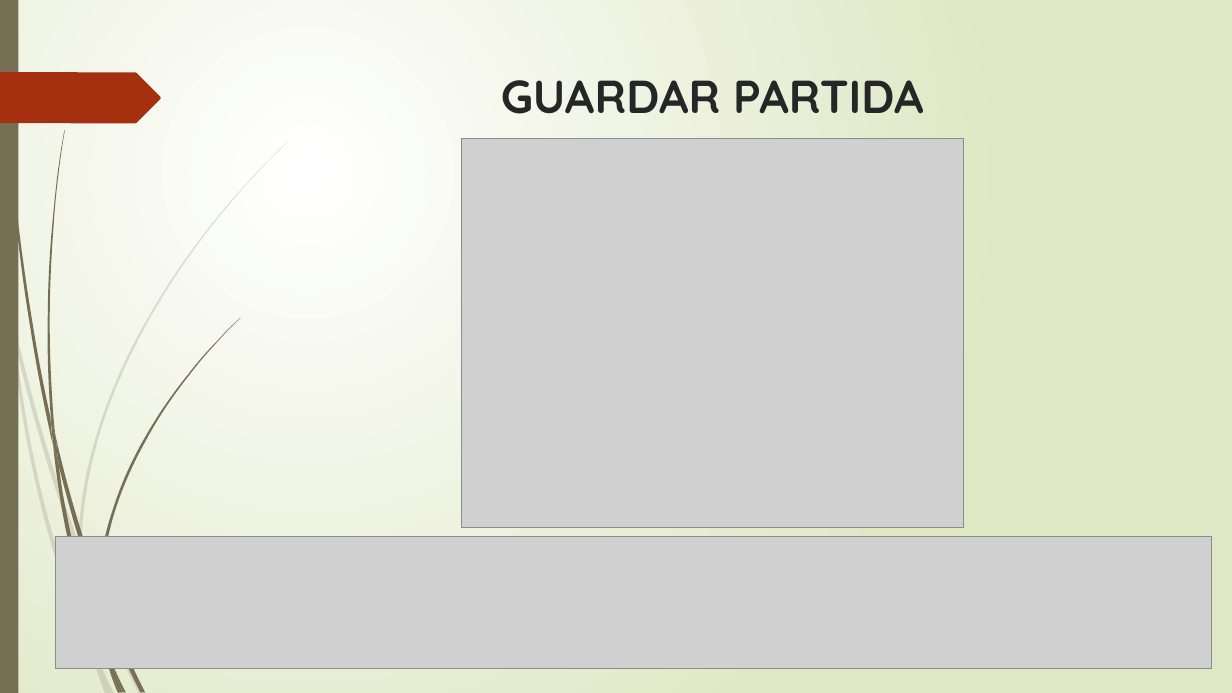
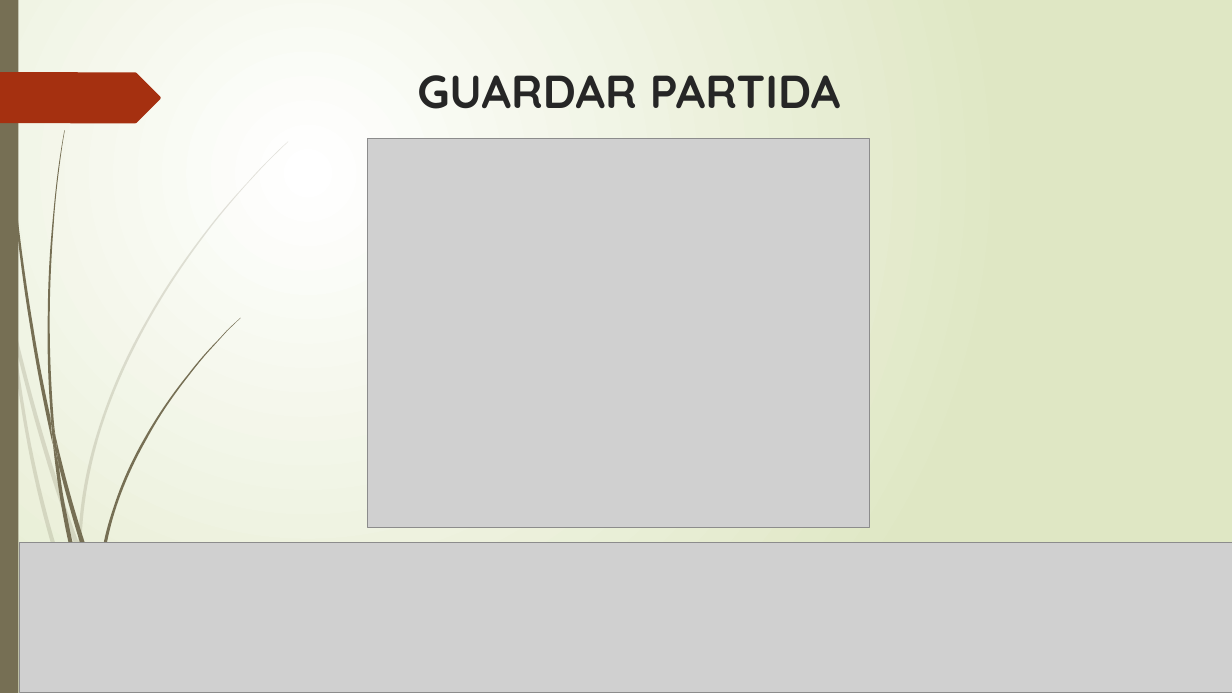
Before and after one commit to cramirezmera/ProyectoLenguajes2Parcial1, a slide deck: slide 9 of Diapositivas/Presentación.pptx. Drawn at 1232x693 pixels with LibreOffice and Linux fonts; fonts in the diff are those of the drawing; grey boxes stand for pictures. Boxes give left, top, right and bottom in pixels: in the first picture for what was removed or moved away, otherwise in the second. Text is boxed around its words. In the diff, an @@ line names an element or a change of style, - is before the commit and + after.

```diff
--- a/Diapositivas/Presentación.pptx
+++ b/Diapositivas/Presentación.pptx
@@ title "GUARDAR PARTIDA" moved from (x1=501, y1=80, x2=923, y2=114) to (x1=417, y1=75, x2=840, y2=109) @@
@@ picture moved from (x1=461, y1=139, x2=963, y2=528) to (x1=368, y1=139, x2=870, y2=528) @@
@@ picture resized from (x1=56, y1=536, x2=1213, y2=668) to (x1=19, y1=543, x2=1232, y2=693) @@
@@ freeform shape added at (x1=78, y1=542, x2=81, y2=564), fill #766F54 at 20% opacity @@
```
Also in this commit, not shown: 1 other slide changed.
